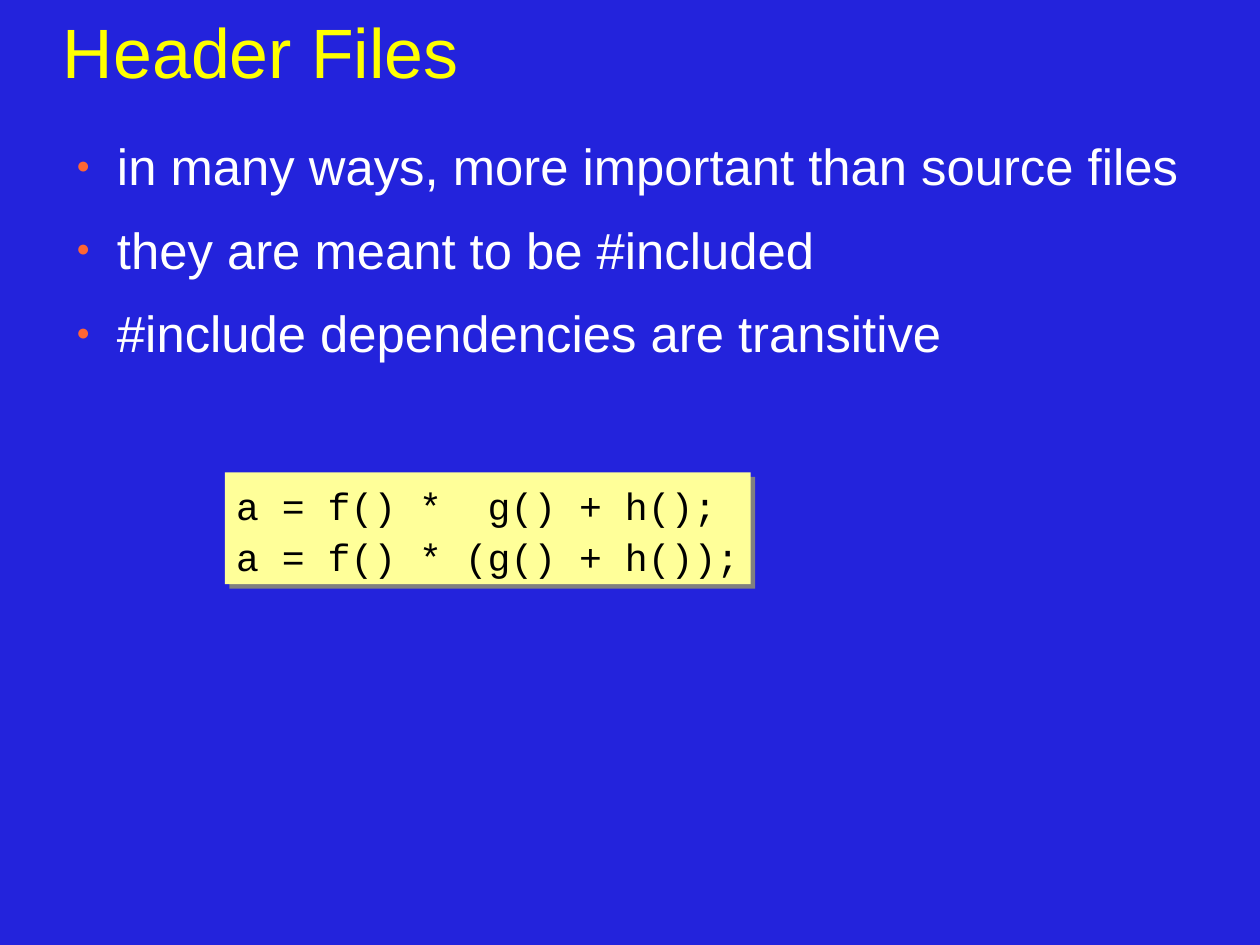
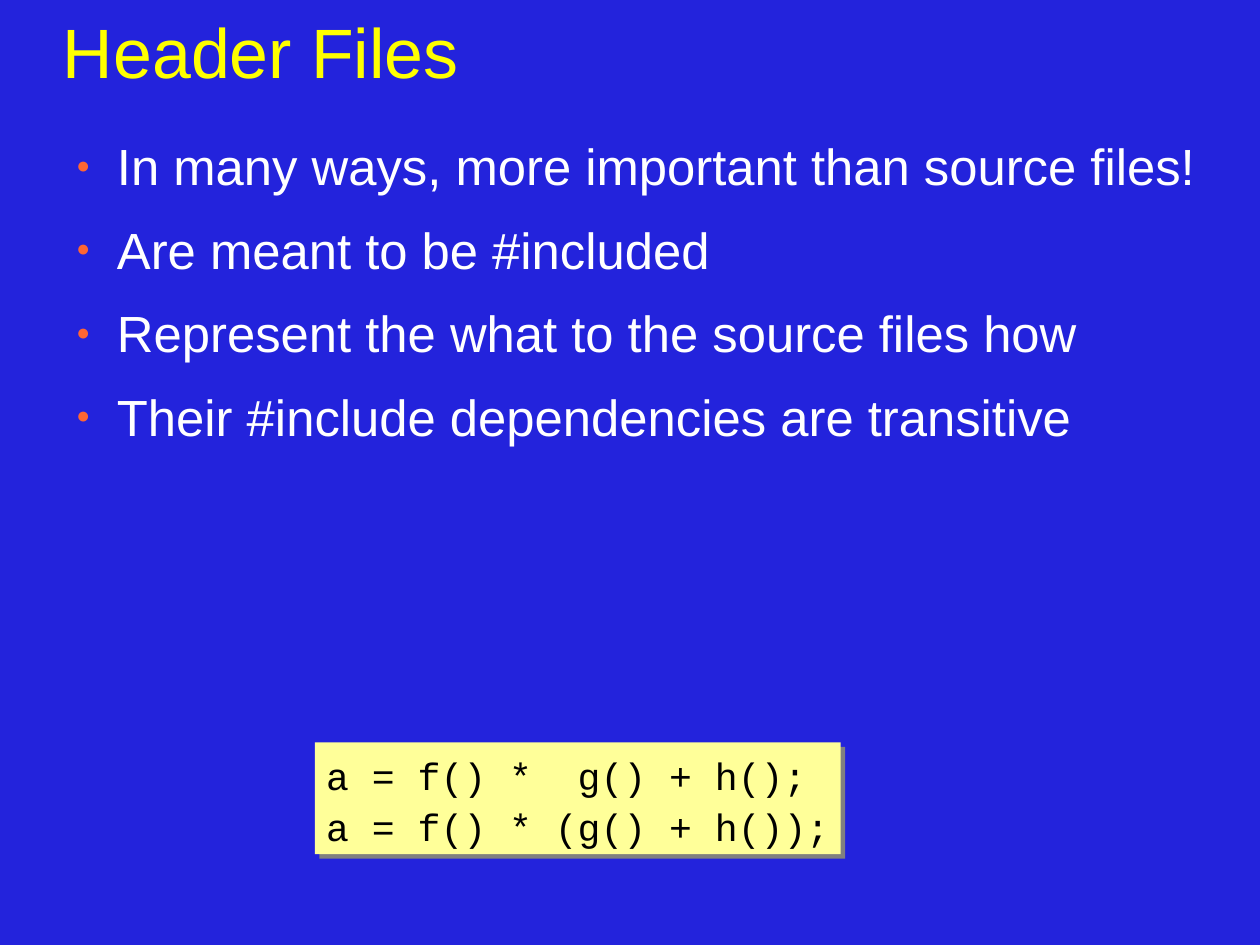
Before and after one commit to JonJagger/two-day-courses, a slide deck: slide 25 of cppf/06_Program_Organization_and_Dependency_Management.odp (slide 8 before the commit). Drawn at 1260x945 pixels with LibreOffice and Linux fonts; fonts in the diff are those of the drawing. Boxes give left, top, right and bottom in pixels: in the first picture for what was removed or moved away, otherwise in the second. Text is boxed around its words. In the diff, an @@ line names an element or a change of style, - is before the commit and + after.

```diff
--- a/cppf/06_Program_Organization_and_Dependency_Management.odp
+++ b/cppf/06_Program_Organization_and_Dependency_Management.odp
@@ text at [117,148,1194,446]: text changed @@
-● in many ways, more important than source files
-● they are meant to be #included
-● #include dependencies are transitive
+● In many ways, more important than source files!
+● Are meant to be #included
+● Represent the what to the source files how
+● Their #include dependencies are transitive
@@ rectangle "a = f() * g() ...": place and size @@
-rectangle "a = f() * g() ..." at [225,472,751,584]
+rectangle "a = f() * g() ..." at [316,743,842,855]
```
Also in this commit, not shown: 12 other slides changed, 6 slides added, 4 slides removed.
